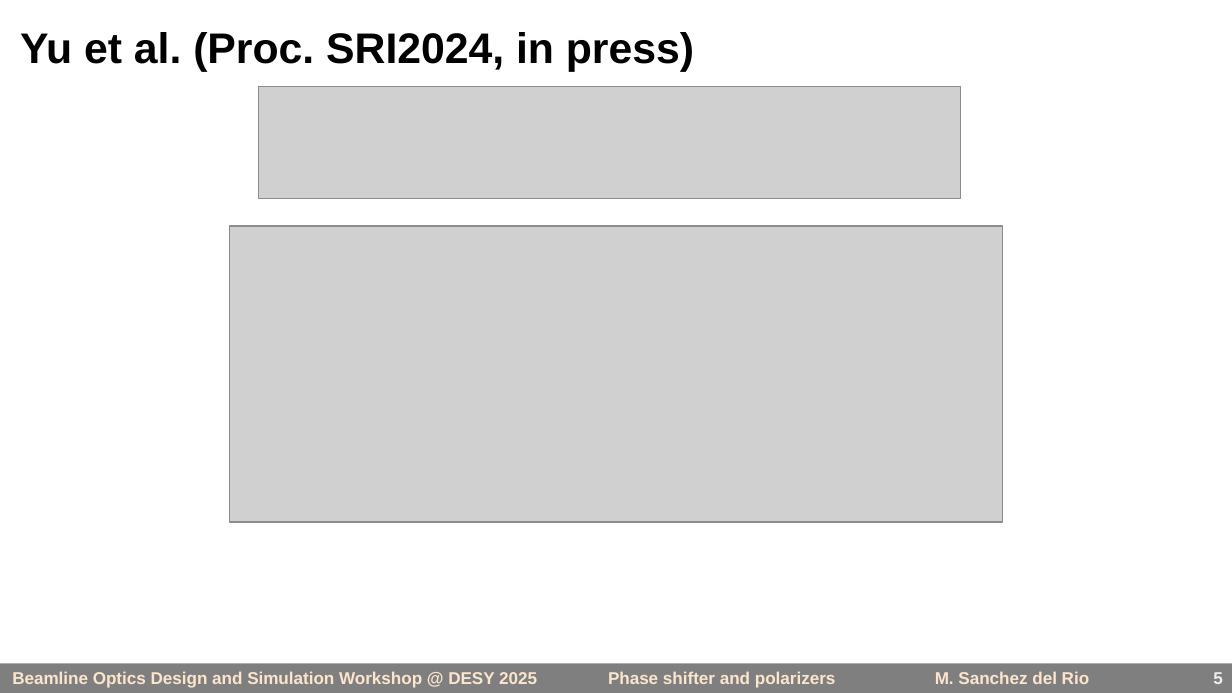
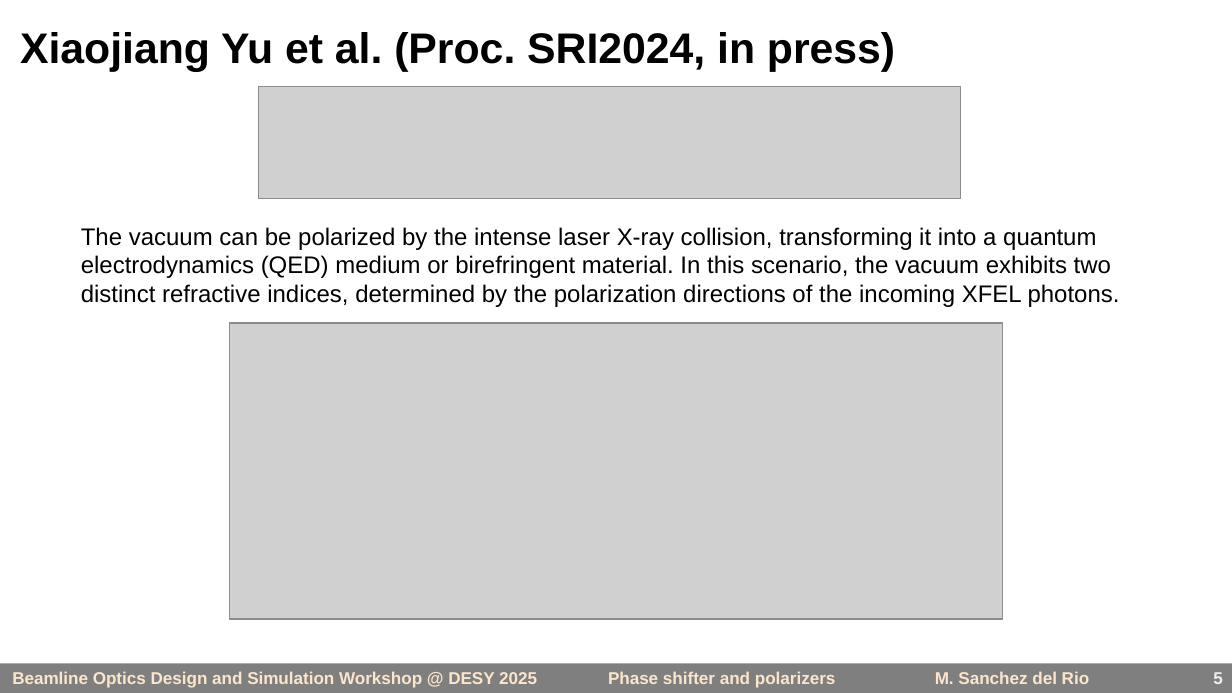
Before and after one commit to barc4/oasys_school_desy, a slide deck: slide 5 of srio/phase_shifters_and_polarizers_20min.pptx. Drawn at 1232x693 pixels with LibreOffice and Linux fonts; fonts in the diff are those of the drawing; grey boxes stand for pictures. Boxes give left, top, right and bottom in pixels: in the first picture for what was removed or moved away, otherwise in the second. Text is boxed around its words. In the diff, an @@ line names an element or a change of style, - is before the commit and + after.

```diff
--- a/srio/phase_shifters_and_polarizers_20min.pptx
+++ b/srio/phase_shifters_and_polarizers_20min.pptx
@@ title at [20,32,895,72]: text changed @@
-Yu et al. (Proc. SRI2024, in press)
+Xiaojiang Yu et al. (Proc. SRI2024, in press)
@@ text added at [81,227,1120,307], 14 pt, text #000000 @@
+The vacuum can be polarized by the intense laser X-ray collision, transforming it into a quantum electrodynamics (QED) medium or birefringent material. In this scenario, the vacuum exhibits two distinct refractive indices, determined by the polarization directions of the incoming XFEL photons.
@@ picture: place and size @@
-picture at [229,225,1003,521]
+picture at [229,323,1003,618]
```
Also in this commit, not shown: 1 other slide changed, 1 slide added, 2 other files.
